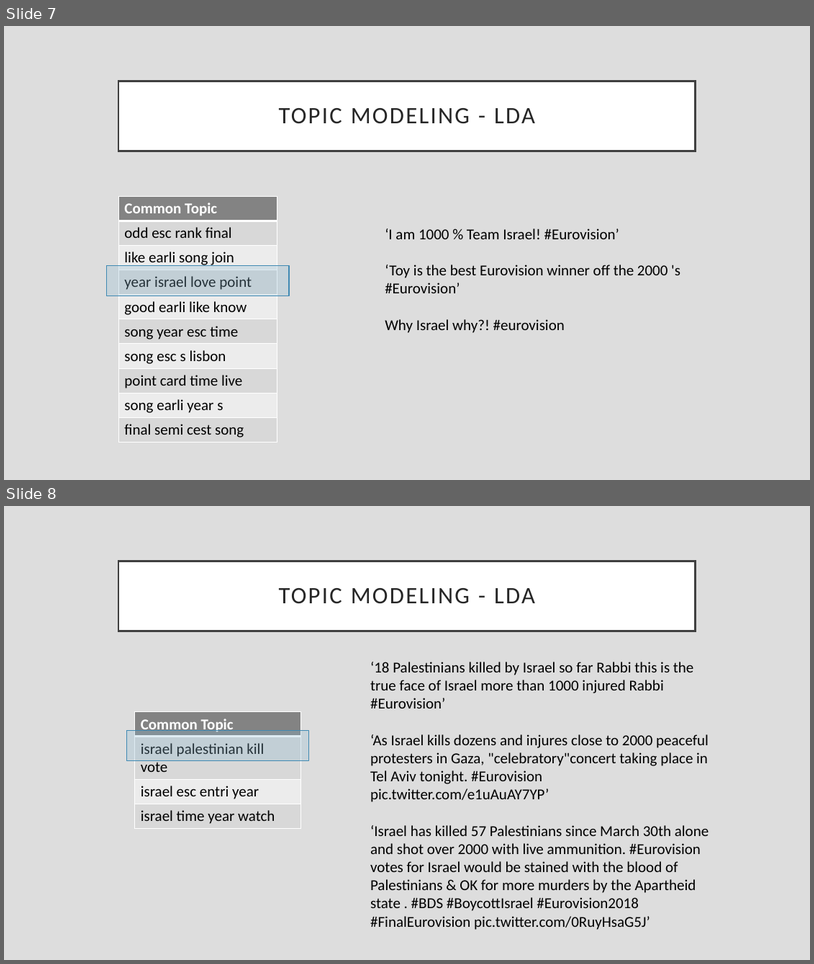
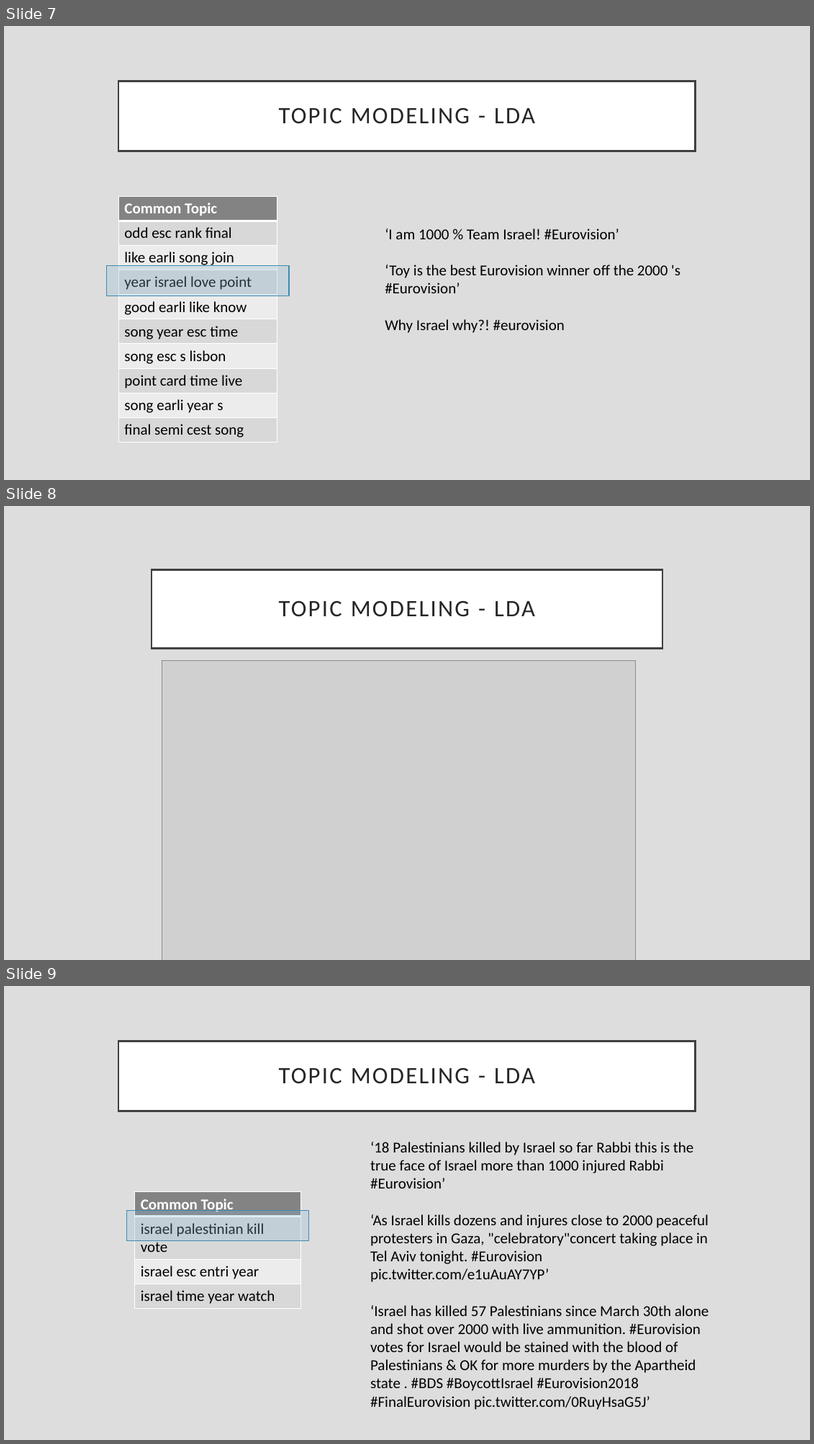
Before and after one commit to dsavg/Eurovision_NLP_Project, a slide deck: Eurovision.pptx. Shown one above the other, each under a label of ours: slides 7 and 8 before the commit, slides 7, 8 and 9 after it. The pictures are 814x964 and 814x1444 pixels, drawn with LibreOffice and Linux fonts; fonts in the diff are those of the drawing; grey boxes stand for pictures. Boxes give left, top, right and bottom in pixels: in the first picture for what was removed or moved away, otherwise in the second. Text is boxed around its words. In the diff, an @@ line names an element or a change of style, - is before the commit and + after.

Commit message:
adding presentation

```diff
--- a/Eurovision.pptx
+++ b/Eurovision.pptx
@@ slide 8 added at [4,506,810,960], background #DDDDDD @@
@@ title added at [152,569,663,648], fill #FFFFFF, outline #404040 2.5 pt, 28 pt, text #262626 @@
+TOPIC MODELING - LDA
@@ picture added at [162,660,635,960] @@
@@ what was slide 8 is now slide 9 @@
```
Also in this commit, not shown: 5 other files.
